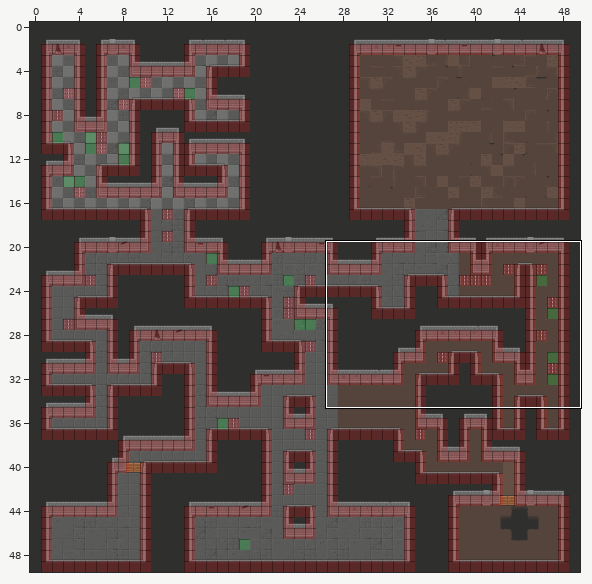
Level history. Tiled map: Team5_Torchase/win32/Resources/Maptest/MapLevel1.tmx. Above: a wide view before the commit, with the close-up outlined.
Close-up. Earlier state:
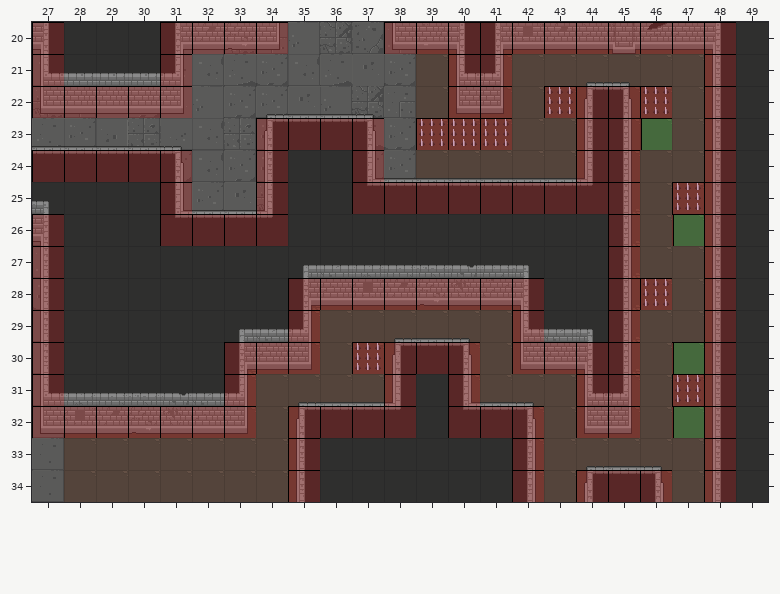
Cells are 32x32 px. Shown: x 27..49, y 20..34. The commit also changed other parts of the map, which this record leaves out.
The result:
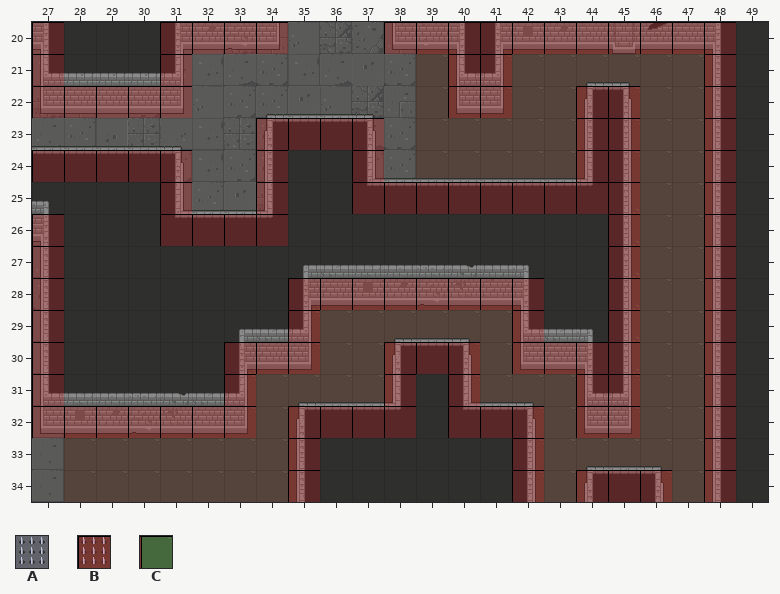
Key: from "GamemapObject": A 243; from "meta_tiles": B 0, C 1.
_ is an empty cell, . an unchanged one.
See-through tiles are keyed as they look on the map.
The exact change:
--- layer "die" (removed)
@@ x 39..46 @@
-22 ....A..A
-23 AAA.....
+22 ...._.._
+23 ___.....
@@ x 47..47 @@
-25 A
+25 _
@@ x 46..46 @@
-28 A
+28 _
@@ x 37..47 @@
-30 A..........
-31 ..........A
+30 _..........
+31 .........._
--- layer "Trap_plant" (removed)
@@ x 46..46 @@
-23 C
+23 _
@@ x 47..47 @@
-26 C
+26 _
@@ x 47..47 @@
-30 C
+30 _
@@ x 47..47 @@
-32 C
+32 _
--- layer "Trap" (removed)
@@ x 39..46 @@
-22 ....B..B
-23 BBB.....
+22 ...._.._
+23 ___.....
@@ x 47..47 @@
-25 B
+25 _
@@ x 46..46 @@
-28 B
+28 _
@@ x 37..47 @@
-30 B..........
-31 ..........B
+30 _..........
+31 .........._
